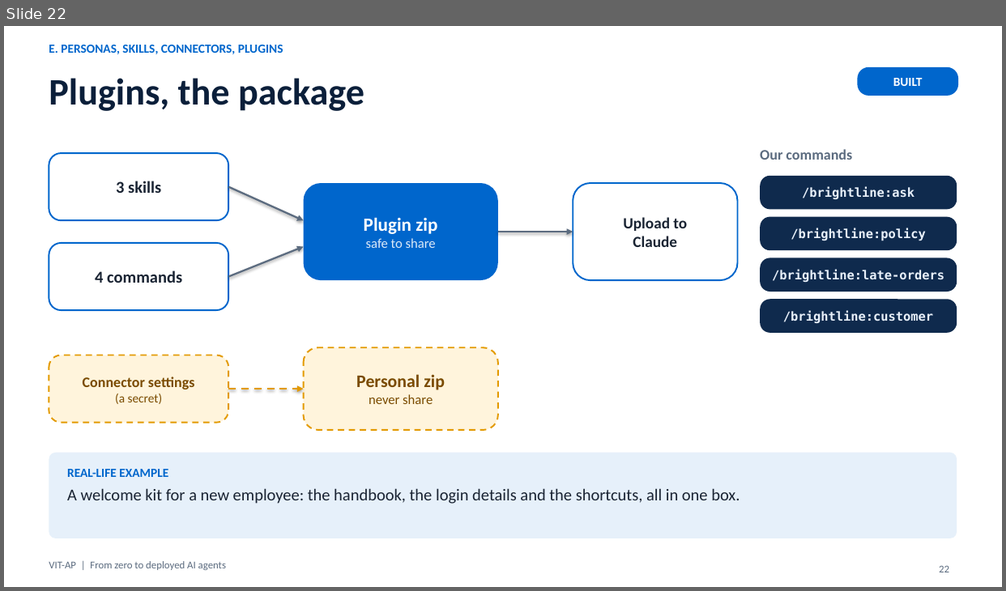
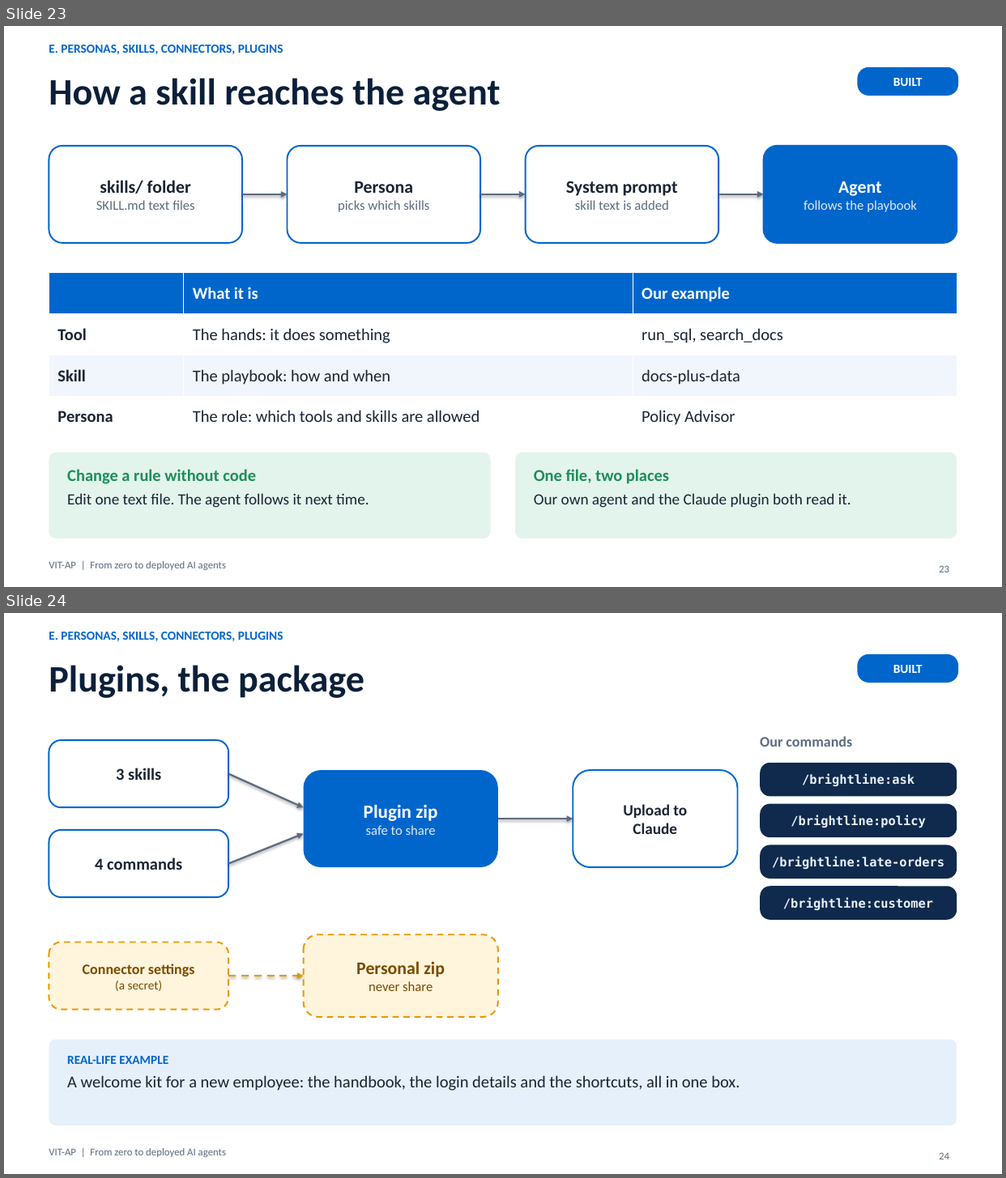
Before and after one commit to nareshroyalc/Demo, a slide deck: deck/VIT-AP_AI_Webinar.pptx. Shown one above the other, each under a label of ours: slide 22 before the commit, slides 23 and 24 after it. The pictures are 1006x591 and 1006x1178 pixels, drawn with LibreOffice and Linux fonts; fonts in the diff are those of the drawing. Boxes give left, top, right and bottom in pixels: in the first picture for what was removed or moved away, otherwise in the second. Text is boxed around its words. In the diff, an @@ line names an element or a change of style, - is before the commit and + after.

Commit message:
Deck: add two skills slides, cut streaming to two slides (51 slides)

```diff
--- a/deck/VIT-AP_AI_Webinar.pptx
+++ b/deck/VIT-AP_AI_Webinar.pptx
@@ slide 23 added at <box>4,26,1002,587</box>, background #FFFFFF @@
@@ text added at <box>49,45,283,54</box>, 12 pt, text #0066CC, bold @@
+E. PERSONAS, SKILLS, CONNECTORS, PLUGINS
@@ rounded rectangle added at <box>858,67,958,96</box>, fill #0066CC, 12 pt, text #FFFFFF, bold @@
+BUILT
@@ title added at <box>49,78,501,111</box>, 36 pt, text #0B1F3A, bold @@
+How a skill reaches the agent
@@ rounded rectangle added at <box>49,146,242,243</box>, fill #FFFFFF, outline #0066CC 1.5 pt, 13 pt, text #5B6B7F @@
+skills/ folder
+SKILL.md text files
@@ rounded rectangle added at <box>287,146,480,243</box>, fill #FFFFFF, outline #0066CC 1.5 pt, 13 pt, text #5B6B7F @@
+Persona
+picks which skills
@@ rounded rectangle added at <box>525,146,718,243</box>, fill #FFFFFF, outline #0066CC 1.5 pt, 13 pt, text #5B6B7F @@
+System prompt
+skill text is added
@@ rounded rectangle added at <box>764,146,957,243</box>, fill #0066CC, outline #0066CC 1.5 pt, 13 pt, text #DCE9F8 @@
+Agent
+follows the playbook
@@ arrow added from (242, 194) to (287, 194), #5B6B7F 1.75 pt @@
@@ arrow added from (481, 194) to (525, 194), #5B6B7F 1.75 pt @@
@@ arrow added from (719, 194) to (764, 194), #5B6B7F 1.75 pt @@
@@ table added at <box>49,273,957,437</box>, 4 rows, 3 columns @@
+ | What it is | Our example
+Tool | The hands: it does something | run_sql, search_docs
+Skill | The playbook: how and when | docs-plus-data
+Persona | The role: which tools and skills are allowed | Policy Advisor
@@ rounded rectangle added at <box>49,453,491,539</box>, fill #E3F4EC, 15 pt, text #1A2433 @@
+Change a rule without code
+Edit one text file. The agent follows it next time.
@@ rounded rectangle added at <box>515,453,957,539</box>, fill #E3F4EC, 15 pt, text #1A2433 @@
+One file, two places
+Our own agent and the Claude plugin both read it.
@@ text added at <box>49,561,226,570</box>, 10 pt, text #5B6B7F @@
+VIT-AP | From zero to deployed AI agents
@@ page number added at <box>939,565,949,573</box>, 10 pt, text #5B6B7F @@
+23
@@ what was slide 22 is now slide 24 @@
@@ page number at <box>939,1152,949,1160</box>: text changed @@
-22
+24
```
Also in this commit, not shown: 1 slide changed, 1 other slide added, 4 slides removed, 4 other files.
